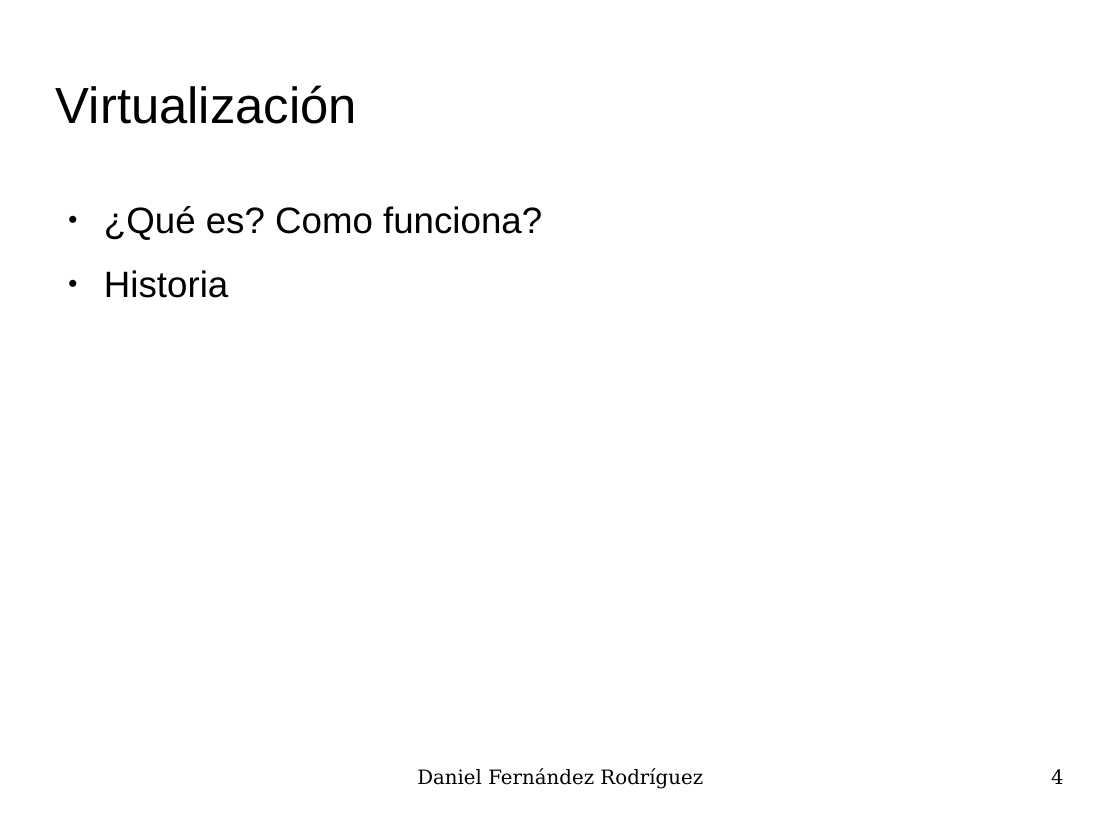
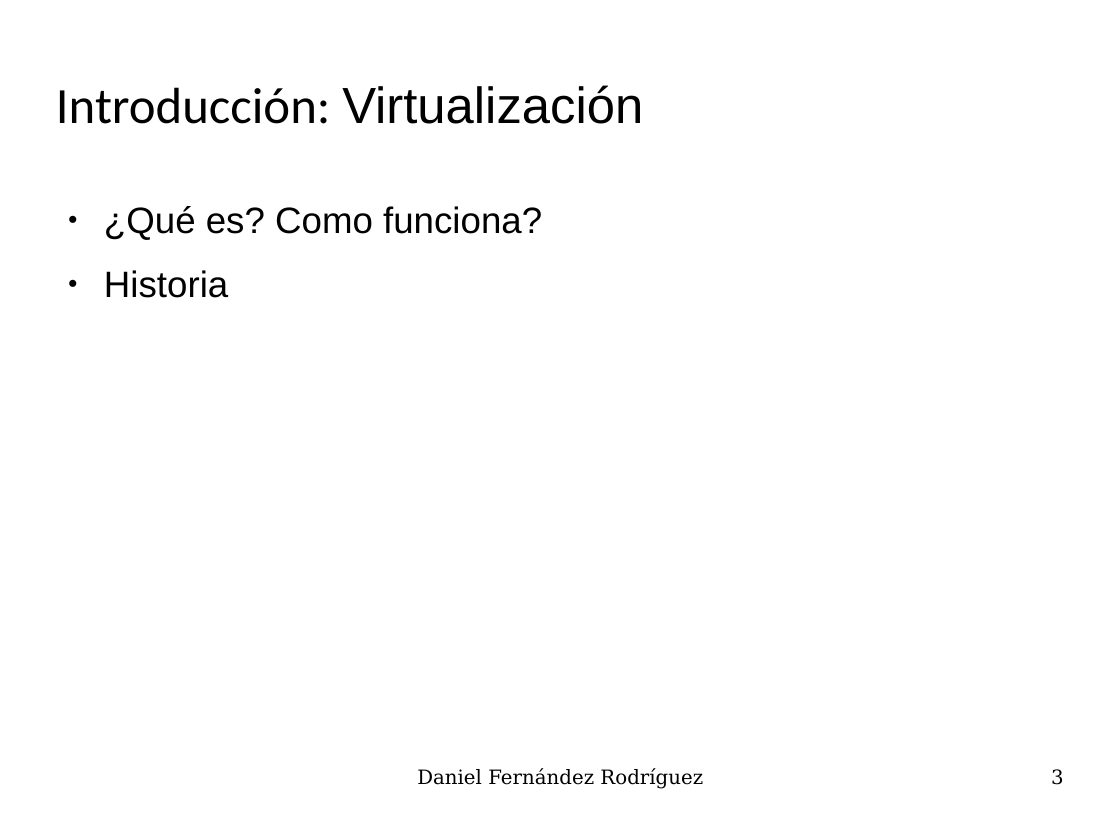
Before and after one commit to UO180222/tfg, a slide deck: slide 3 of docs/presentacion.odp (slide 4 before the commit). Drawn at 1120x840 pixels with LibreOffice and Linux fonts; fonts in the diff are those of the drawing; background and template pictures are left out. Boxes give left, top, right and bottom in pixels: in the first picture for what was removed or moved away, otherwise in the second. Text is boxed around its words. In the diff, an @@ line names an element or a change of style, - is before the commit and + after.

```diff
--- a/docs/presentacion.odp
+++ b/docs/presentacion.odp
@@ title at bbox=[56, 85, 643, 124]: text changed @@
-Virtualización
+Introducción: Virtualización
@@ page number at bbox=[1051, 769, 1064, 785]: text changed @@
-4
+3
```
Also in this commit, not shown: 9 other slides changed, 5 slides added.
